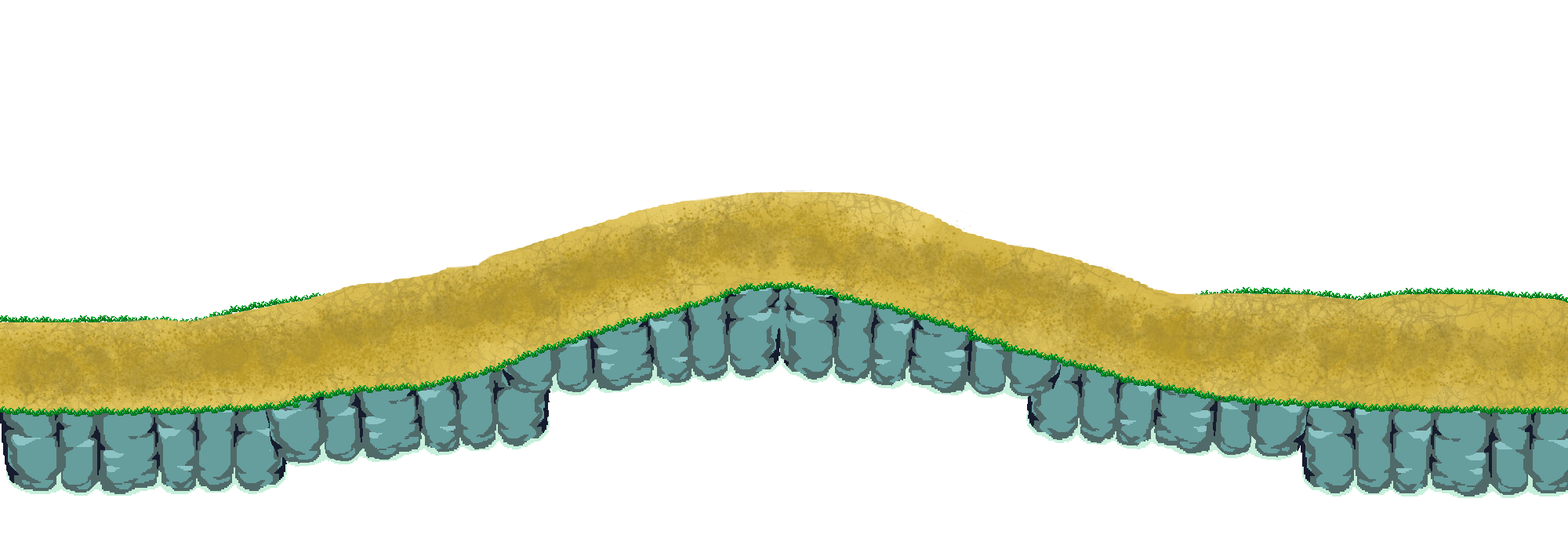
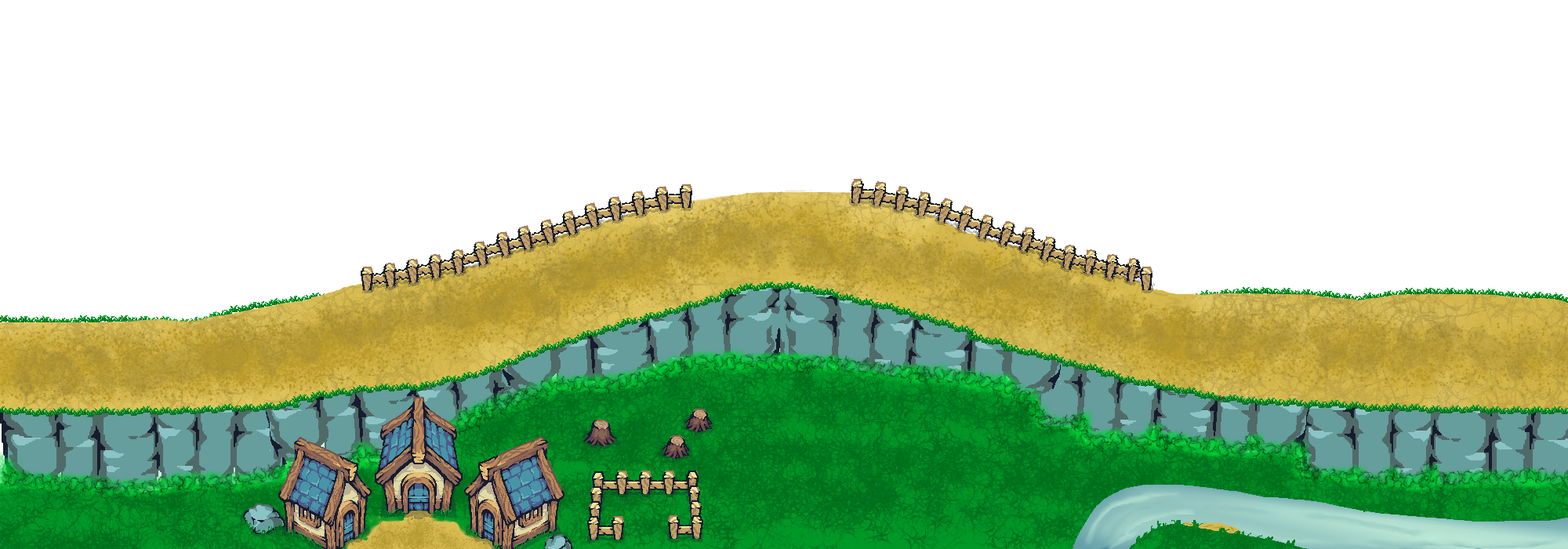
The second (1568, 549) image is a revision of the first. Changes to its layers:
added layer "Fence Merged" (1st of 2) above "Fence Merged" over (848, 178, 1155, 294)
added layer "Fence Merged" (2nd of 2) above "Paint Layer 1 Merged" over (360, 178, 904, 402)
painted on "Paint Layer 1 Merged" (1st of 6) over (0, 178, 1568, 549)
painted on "Background" over (0, 178, 1568, 502)
added layer "House1.png" above "Fence" over (351, 390, 502, 549)
added layer "field" above "Paint Layer 1" over (0, 345, 1568, 549)
painted on "Paint Layer 1" (3rd of 3) over (0, 178, 1568, 549)
painted on "rock" (1st of 6) over (1003, 369, 1355, 549)
painted on "rock" (2nd of 6) over (752, 451, 1104, 549)
painted on "rock" (3rd of 6) over (1254, 431, 1568, 549)
painted on "rock" (4th of 6) over (1505, 464, 1568, 549)
painted on "rock" (6th of 6) over (752, 451, 1104, 549)